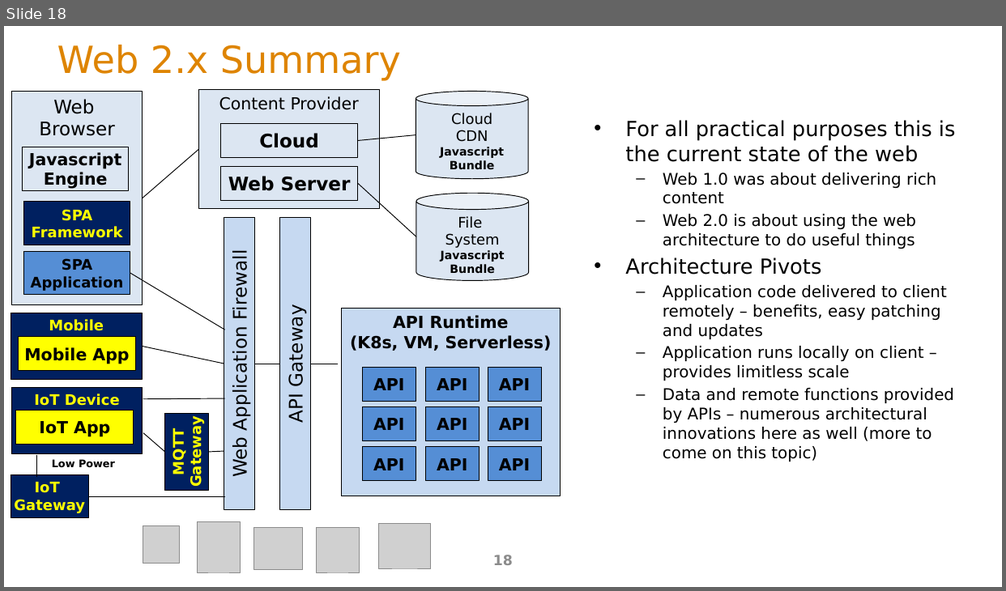
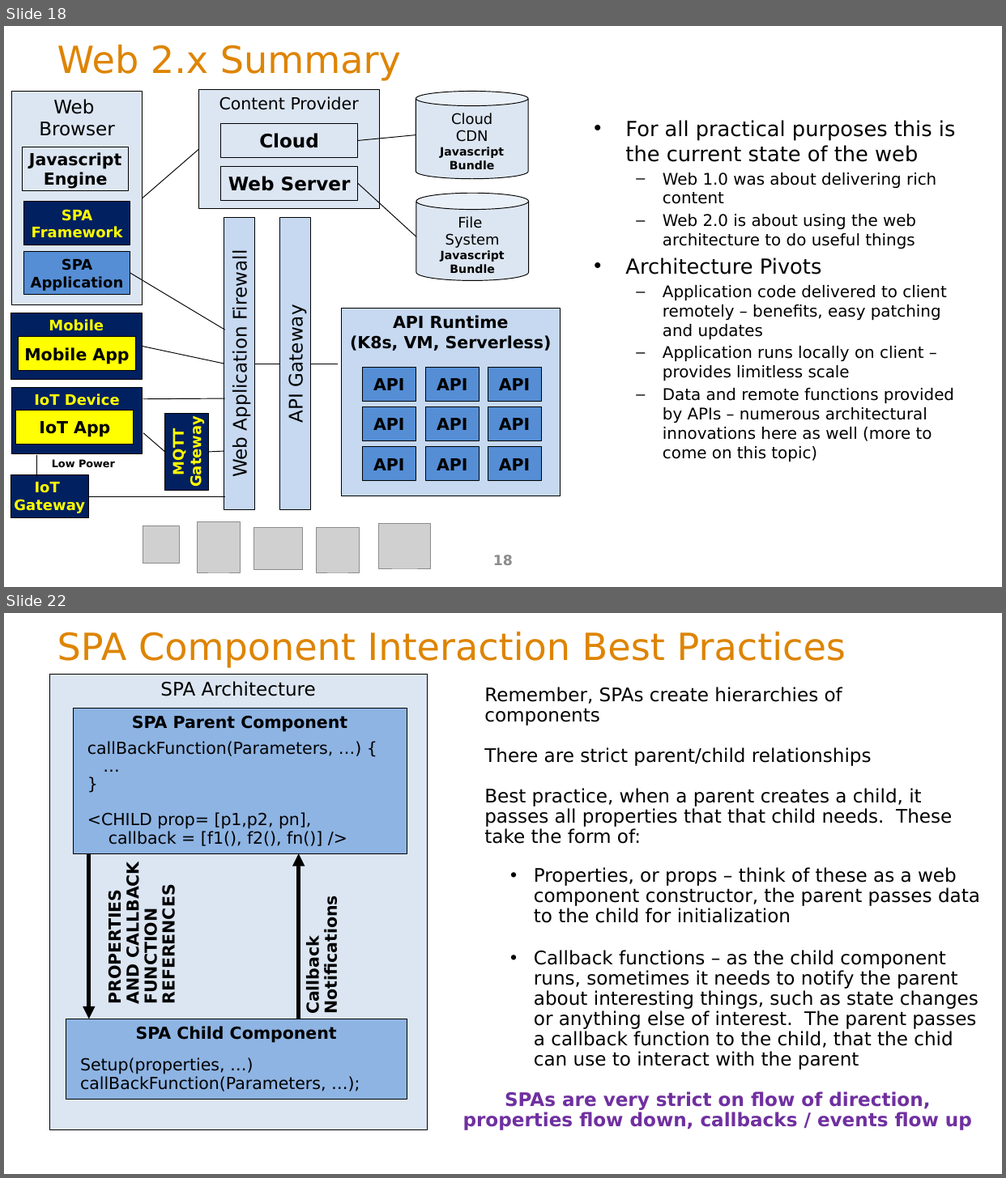
Before and after one commit to ArchitectingSoftware/SE577-SoftwareArchitecture, a slide deck: lectures/m5WebAndApiArchitecture.pptx. Shown one above the other, each under a label of ours: slide 18 before the commit, slides 18 and 22 after it; the slides between them are not shown. The pictures are 1006x591 and 1006x1178 pixels, drawn with LibreOffice and Linux fonts; fonts in the diff are those of the drawing; grey boxes stand for pictures. Boxes give left, top, right and bottom in pixels: in the first picture for what was removed or moved away, otherwise in the second. Text is boxed around its words. In the diff, an @@ line names an element or a change of style, - is before the commit and + after.

Commit message:
lecture updates

```diff
--- a/lectures/m5WebAndApiArchitecture.pptx
+++ b/lectures/m5WebAndApiArchitecture.pptx
@@ slide 22 added at box(4, 613, 1002, 1174), background #FFFFFF @@
@@ title added at box(57, 632, 846, 668), 36 pt, text #DE8400 @@
+SPA Component Interaction Best Practices
@@ rectangle added at box(49, 674, 427, 1131), fill #DCE6F2, outline #000000 0.75 pt, 18 pt, text #000000 @@
+SPA Architecture
@@ rectangle added at box(73, 708, 407, 854), fill #8EB4E3, outline #000000 0.75 pt, 16 pt, text #000000, bold @@
+SPA Parent Component
@@ text added at box(484, 687, 952, 844), 18 pt, text #000000 @@
+Remember, SPAs create hierarchies of components
+There are strict parent/child relationships
+Best practice, when a parent creates a child, it passes all properties that that child needs. These take the form of:
@@ text added at box(87, 741, 333, 846), 16 pt, text #000000 @@
+callBackFunction(Parameters, …) {
+…
+}
+<CHILD prop= [p1,p2, pn],
+callback = [f1(), f2(), fn()] />
@@ arrow added from (88, 854) to (88, 1020), #000000 4 pt @@
@@ arrow added from (299, 1020) to (299, 854), #000000 4 pt @@
@@ text added at box(105, 871, 179, 1004), 16 pt, text #000000, bold @@
+PROPERTIES AND CALLBACK FUNCTION REFERENCES
@@ text added at box(534, 867, 980, 1070), 18 pt, text #000000 @@
+• Properties, or props – think of these as a web component constructor, the parent passes data to the child for initialization
+• Callback functions – as the child component runs, sometimes it needs to notify the parent about interesting things, such as state changes or anything else of interest. The parent passes a callback function to the child, that the chid can use to interact with the parent
@@ text added at box(304, 907, 341, 1012), 16 pt, text #000000, bold @@
+Callback Notifications
@@ rectangle added at box(66, 1020, 407, 1100), fill #8EB4E3, outline #000000 0.75 pt, 16 pt, text #000000, bold @@
+SPA Child Component
@@ text added at box(80, 1058, 326, 1092), 16 pt, text #000000 @@
+Setup(properties, …)
+callBackFunction(Parameters, …);
@@ text added at box(463, 1092, 972, 1131), 18 pt, text #7030A0, bold @@
+SPAs are very strict on flow of direction, properties flow down, callbacks / events flow up
```
Also in this commit, not shown: 8 other slides added, 4 other files.
